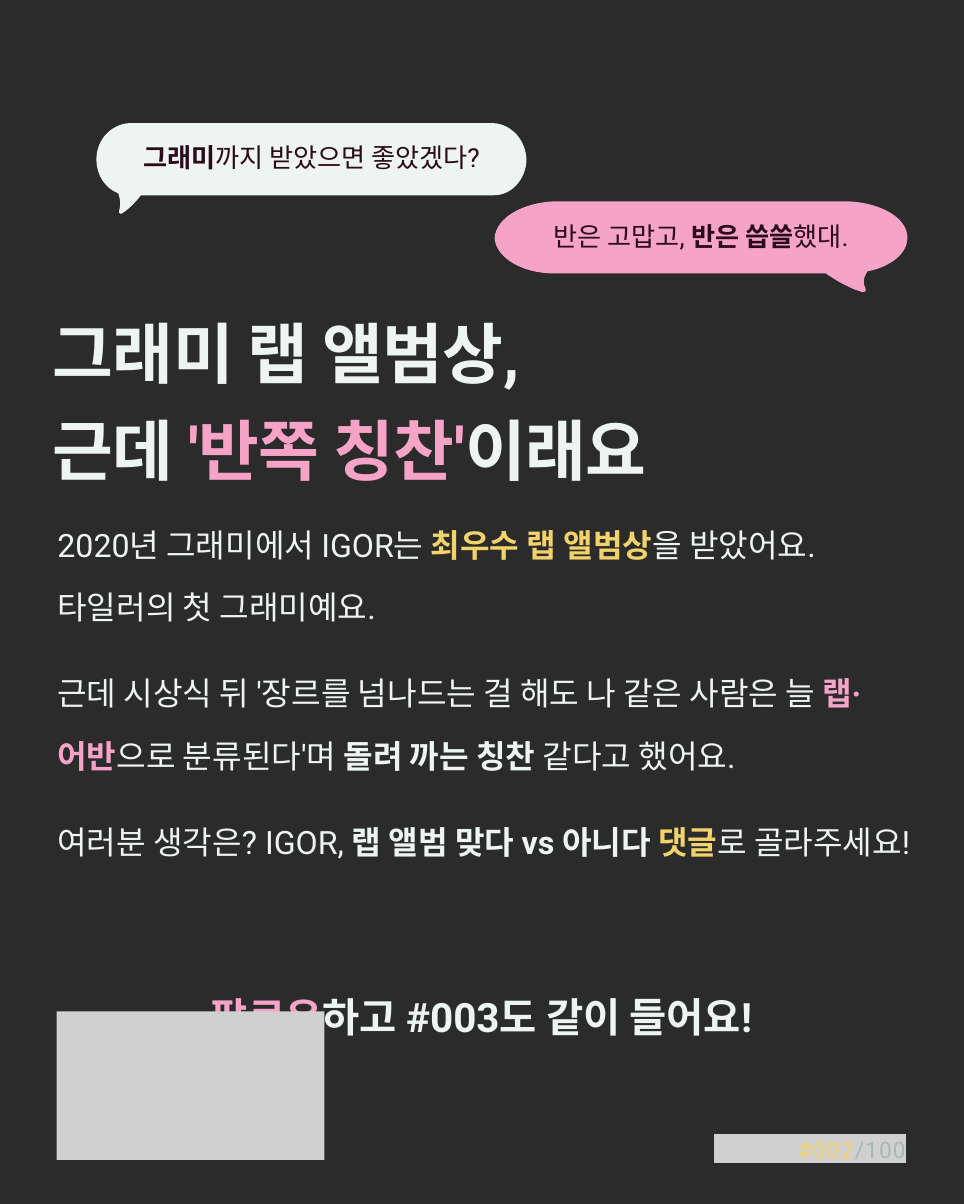
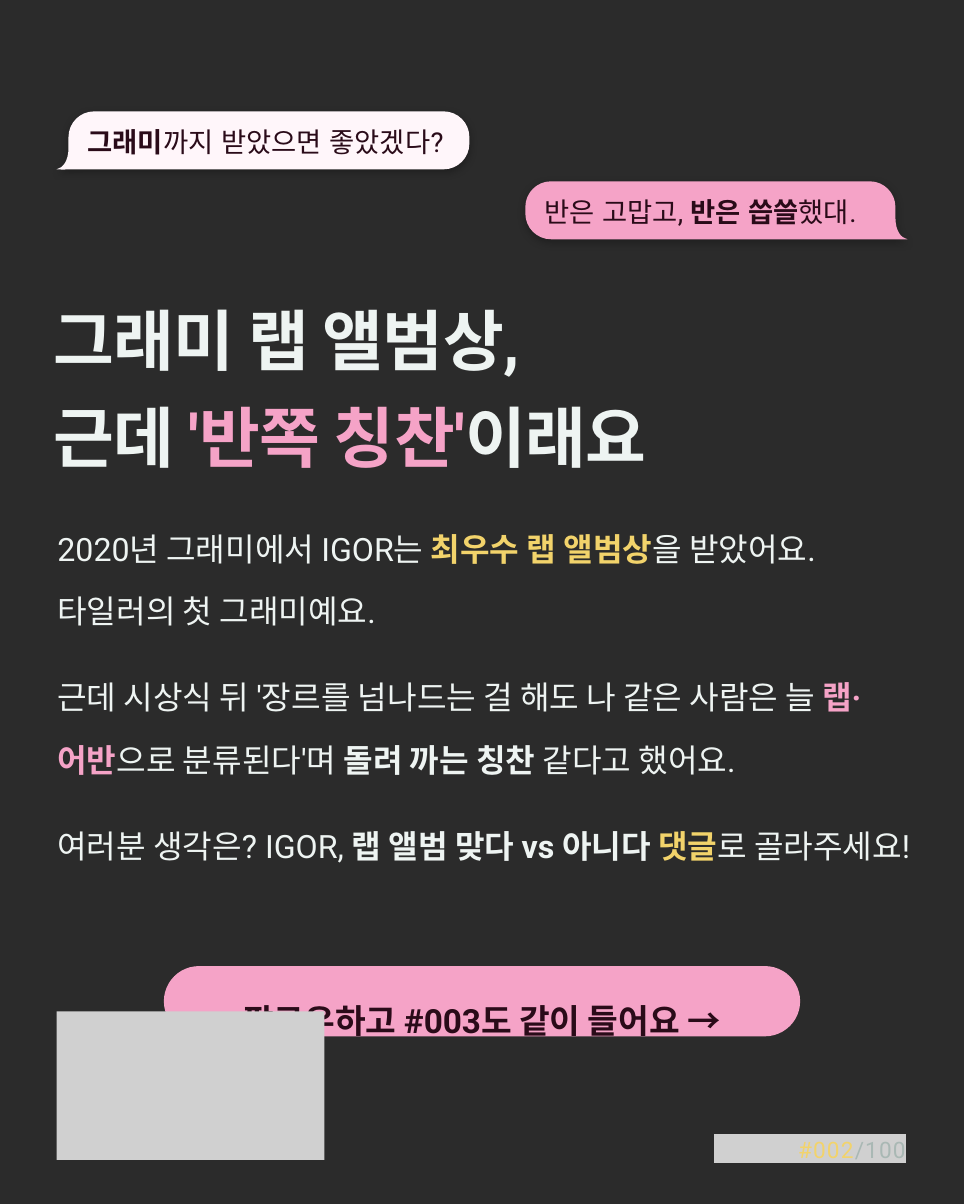
Before and after one commit to yeezyismygoat-pixel/ClaudeRep, a slide deck: slide 8 of IGOR_명반002_초안.pptx. Drawn at 964x1204 pixels with LibreOffice and Linux fonts; fonts in the diff are those of the drawing; grey boxes stand for pictures; background and template pictures are left out; a plain dark background stands for a picture behind light text. Boxes give left, top, right and bottom in pixels: in the first picture for what was removed or moved away, otherwise in the second. Text is boxed around its words. In the diff, an @@ line names an element or a change of style, - is before the commit and + after.

```diff
--- a/IGOR_명반002_초안.pptx
+++ b/IGOR_명반002_초안.pptx
@@ freeform shape added at bbox=[57, 111, 470, 170], fill #FFF6FA, 23 pt, text #2A0B19 @@
+그래미까지 받았으면 좋았겠다?
@@ freeform shape removed at bbox=[96, 123, 526, 214] @@
@@ text removed at bbox=[143, 145, 480, 170] @@
-그래미까지 받았으면 좋았겠다?
@@ freeform shape removed at bbox=[494, 201, 907, 292] @@
@@ freeform shape added at bbox=[525, 182, 907, 240], fill #F5A3C7, 23 pt, text #2A0B19 @@
+반은 고맙고, 반은 씁쓸했대.
@@ text removed at bbox=[554, 224, 848, 250] @@
-반은 고맙고, 반은 씁쓸했대.
@@ text "그래미 랩 앨범상,": place and size @@
-text "그래미 랩 앨범상," at bbox=[53, 322, 646, 481]
+text "그래미 랩 앨범상," at bbox=[53, 309, 647, 468]
@@ 3 texts: place and size @@
-3 texts at bbox=[57, 530, 910, 859]
+3 texts at bbox=[57, 534, 910, 863]
@@ rounded rectangle "팔로우하고 #003도 같이 들어요 →": place and size @@
-rounded rectangle "팔로우하고 #003도 같이 들어요 →" at bbox=[211, 991, 753, 1044]
+rounded rectangle "팔로우하고 #003도 같이 들어요 →" at bbox=[164, 967, 800, 1037]
@@ rounded rectangle "팔로우하고 #003도 같이 들어요 →" at bbox=[164, 967, 800, 1037]: vertical alignment top to middle; fill none to #F5A3C7 @@
@@ text in rounded rectangle at bbox=[243, 1005, 680, 1041]: text changed; size 34 to 28 pt; text colour #EEF4F2 to #2A0B19 @@
-팔로우하고 #003도 같이 들어요!
+팔로우하고 #003도 같이 들어요 →
```
Also in this commit, not shown: 6 other slides changed, 1 other file.
